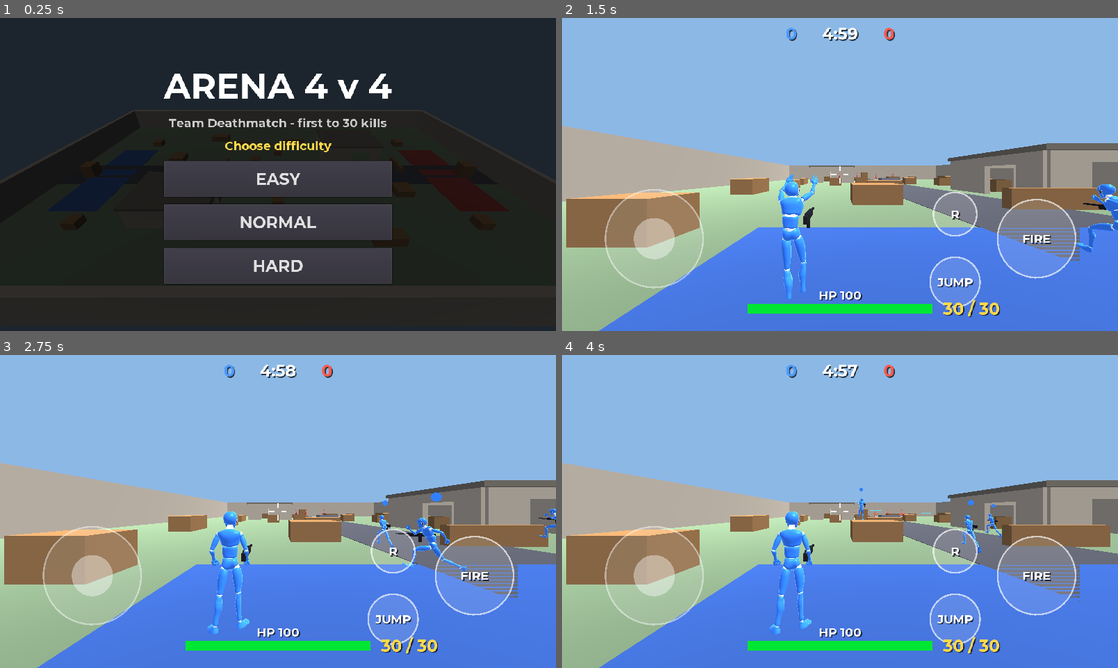
Above: before the commit, frames 1-4 (two rows, left to right).
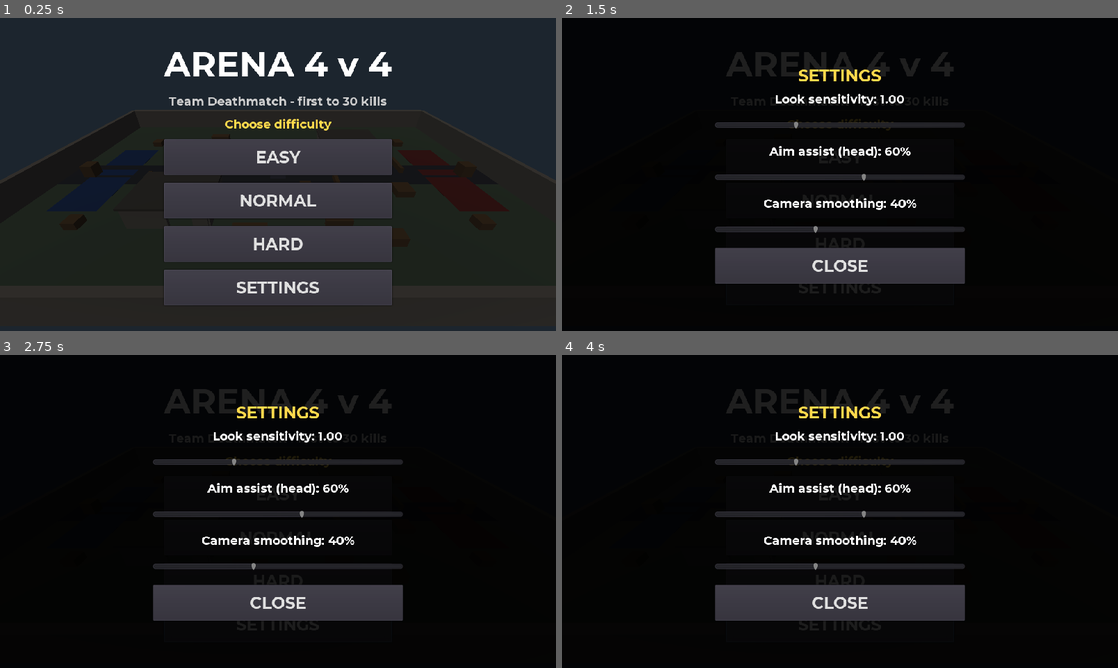
Above: after the commit, the same moments.

Repository: darkxtechzone-oss/CDM-YA-BONGO
Game: Godot game, scene res://src/Main/Main.tscn
The game is run twice, just before and just after one commit, with the same random seed, the same clock (stepped at 60 frames per second) and the same inputs.
Inputs (mouse positions are in pixels of both pictures, inside the frame that each line leads up to):
- Up to frame 1 (0.25 s): no input
- Up to frame 2 (1.5 s): click (840, 287) at 0.5 s, where only the run after the commit has a clickable "SETTINGS"; click "EASY" at 1.25 s
- Up to frame 3 (2.75 s): click (278, 492) at 2 s, where only the run after the commit has a clickable "EASY"
- Up to frame 4 (4 s): click (840, 536) at 2.75 s, where only the run after the commit has a clickable "NORMAL"; click (840, 536) at 3.5 s, where only the run after the commit has a clickable "NORMAL"

The runs differ from the first frame. In frame 1, 15% of the frame differs, in the area x 29-71%, y 10-92%; in frame 2, 100%; in frame 3, 100%; in frame 4, 100%, in the area x 0-100%, y 0-100%.
Error before the commit: Invalid get index 'smooth' (on base: 'Control (Hud.gd)'). (res://src/Game/HumanPlayer.gd:42)

Commit message:
Update Hud.gd

Diff:
--- a/src/Game/Hud.gd
+++ b/src/Game/Hud.gd
@@ -7,9 +7,15 @@
 
 const FONT_PATH := "res://assets/fonts/Montserrat-Bold.ttf"
 const STICK_RADIUS := 90.0
+const SAVE_PATH := "user://settings.cfg"
 
 var player = null
 var active := false
+
+# settings (saved on close)
+var sens := 1.0
+var assist := 0.6
+var smooth := 0.4
 
 # state read by the player
 var move_vec := Vector2.ZERO
@@ -17,6 +23,7 @@
 var _look_accum := Vector2.ZERO
 var _jump := false
 var _reload := false
+var _slide := false
 
 var _move_touch := -1
 var _look_touch := -1
@@ -30,6 +37,9 @@
 var _jump_r := 46.0
 var _reload_c := Vector2.ZERO
 var _reload_r := 40.0
+var _slide_c := Vector2.ZERO
+var _slide_r := 38.0
+var _gear_c := Vector2.ZERO
 
 var _f_small: DynamicFont
 var _f_mid: DynamicFont
@@ -46,15 +56,22 @@
 var _end: ColorRect
 var _end_title: Label
 var _end_sub: Label
+var _settings: ColorRect
+var _sens_lbl: Label
+var _assist_lbl: Label
+var _smooth_lbl: Label
 
 
 func _ready() -> void:
+	pause_mode = Node.PAUSE_MODE_PROCESS
 	mouse_filter = Control.MOUSE_FILTER_IGNORE
+	_load_settings()
 	_f_small = _make_font(22)
 	_f_mid = _make_font(30)
 	_f_big = _make_font(64)
 	_build_menu()
 	_build_end()
+	_build_settings()
 
 
 func _make_font(size: int) -> DynamicFont:
@@ -110,6 +127,9 @@
 		var b := _button(names[i])
 		b.connect("pressed", self, "_on_start", [skills[i]])
 		vb.add_child(b)
+	var sb := _button("SETTINGS")
+	sb.connect("pressed", self, "_open_settings")
+	vb.add_child(sb)
 
 
 func _build_end() -> void:
@@ -131,6 +151,107 @@
 	vb.add_child(b)
 
 
+func _load_settings() -> void:
+	var cf := ConfigFile.new()
+	if cf.load(SAVE_PATH) == OK:
+		sens = cf.get_value("controls", "sens", 1.0)
+		assist = cf.get_value("controls", "assist", 0.6)
+		smooth = cf.get_value("controls", "smooth", 0.4)
+
+
+func _save_settings() -> void:
+	var cf := ConfigFile.new()
+	cf.set_value("controls", "sens", sens)
+	cf.set_value("controls", "assist", assist)
+	cf.set_value("controls", "smooth", smooth)
+	cf.save(SAVE_PATH)
+
+
+func _slider(lo: float, hi: float, step: float, val: float) -> HSlider:
+	var sl := HSlider.new()
+	sl.min_value = lo
+	sl.max_value = hi
+	sl.step = step
+	sl.value = val
+	sl.rect_min_size = Vector2(460, 48)
+	return sl
+
+
+func _build_settings() -> void:
+	_settings = _overlay()
+	_settings.color = Color(0, 0, 0, 0.88)
+	_settings.visible = false
+	var cc := CenterContainer.new()
+	cc.anchor_right = 1.0
+	cc.anchor_bottom = 1.0
+	_settings.add_child(cc)
+	var vb := VBoxContainer.new()
+	vb.add_constant_override("separation", 10)
+	cc.add_child(vb)
+	vb.add_child(_label("SETTINGS", _f_mid, Color(1, 0.85, 0.3)))
+
+	_sens_lbl = _label("", _f_small)
+	vb.add_child(_sens_lbl)
+	var s1 := _slider(0.3, 2.5, 0.05, sens)
+	s1.connect("value_changed", self, "_on_sens")
+	vb.add_child(s1)
+
+	_assist_lbl = _label("", _f_small)
+	vb.add_child(_assist_lbl)
+	var s2 := _slider(0.0, 1.0, 0.05, assist)
+	s2.connect("value_changed", self, "_on_assist")
+	vb.add_child(s2)
+
+	_smooth_lbl = _label("", _f_small)
+	vb.add_child(_smooth_lbl)
+	var s3 := _slider(0.0, 1.0, 0.05, smooth)
+	s3.connect("value_changed", self, "_on_smooth")
+	vb.add_child(s3)
+
+	var close := _button("CLOSE")
+	close.connect("pressed", self, "_close_settings")
+	vb.add_child(close)
+	_update_labels()
+
+
+func _update_labels() -> void:
+	_sens_lbl.text = "Look sensitivity: %.2f" % sens
+	_assist_lbl.text = "Aim assist (head): %d%%" % int(assist * 100.0)
+	_smooth_lbl.text = "Camera smoothing: %d%%" % int(smooth * 100.0)
+
+
+func _on_sens(v: float) -> void:
+	sens = v
+	_update_labels()
+
+
+func _on_assist(v: float) -> void:
+	assist = v
+	_update_labels()
+
+
+func _on_smooth(v: float) -> void:
+	smooth = v
+	_update_labels()
+
+
+func _open_settings() -> void:
+	_settings.visible = true
+	fire_held = false
+	_fire_touch = -1
+	_move_touch = -1
+	_look_touch = -1
+	move_vec = Vector2.ZERO
+	if active:
+		get_tree().paused = true
+
+
+func _close_settings() -> void:
+	_settings.visible = false
+	get_tree().paused = false
+	_save_settings()
+
+
 func _on_start(skill: float) -> void:
 	_menu.visible = false
 	emit_signal("start_requested", skill)
@@ -147,6 +268,7 @@
 
 func show_end(title: String, sub: String) -> void:
 	active = false
+	get_tree().paused = false
 	fire_held = false
 	move_vec = Vector2.ZERO
 	_move_touch = -1
@@ -190,6 +312,12 @@
 	return j
 
 
+func consume_slide() -> bool:
+	var sl := _slide
+	_slide = false
+	return sl
+
+
 func consume_reload() -> bool:
 	var r := _reload
 	_reload = false
@@ -198,7 +326,7 @@
 
 # ---------------------------------------------------------------- input
 func _input(event: InputEvent) -> void:
-	if not active:
+	if not active or _settings.visible:
 		return
 	if event is InputEventScreenTouch:
 		if event.pressed:
@@ -211,6 +339,9 @@
 
 func _touch_down(i: int, p: Vector2) -> void:
 	var s := rect_size
+	if p.distance_to(_gear_c) <= 42.0:
+		_open_settings()
+		return
 	if p.distance_to(_fire_c) <= _fire_r * 1.15:
 		_fire_touch = i
 		fire_held = true
@@ -218,6 +349,8 @@
 		_jump = true
 	elif p.distance_to(_reload_c) <= _reload_r * 1.25:
 		_reload = true
+	elif p.distance_to(_slide_c) <= _slide_r * 1.25:
+		_slide = true
 	elif p.x < s.x * 0.4:
 		if _move_touch == -1:
 			_move_touch = i
@@ -258,6 +391,8 @@
 	_fire_c = Vector2(s.x - 150, s.y - 170)
 	_jump_c = Vector2(s.x - 300, s.y - 90)
 	_reload_c = Vector2(s.x - 300, s.y - 215)
+	_slide_c = Vector2(s.x - 150, s.y - 320)
+	_gear_c = Vector2(s.x - 50, 95)
 	_stick_rest = Vector2(170, s.y - 170)
 	_hit_flash = max(0.0, _hit_flash - delta)
 	_dmg_flash = max(0.0, _dmg_flash - delta * 2.0)
@@ -314,6 +449,10 @@
 	_circle_button(_fire_c, _fire_r, "FIRE", fire_held)
 	_circle_button(_jump_c, _jump_r, "JUMP", false)
 	_circle_button(_reload_c, _reload_r, "R", false)
+	_circle_button(_slide_c, _slide_r, "SLIDE", false)
+	_circle_button(_gear_c, 26.0, "SET", false)
+
+	_text(_f_small, Vector2(s.x - 110, 30), "%d FPS" % Engine.get_frames_per_second(), Color(0.7, 1, 0.7))
 
 	# score + timer
 	var secs := int(max(0.0, _time_left))
